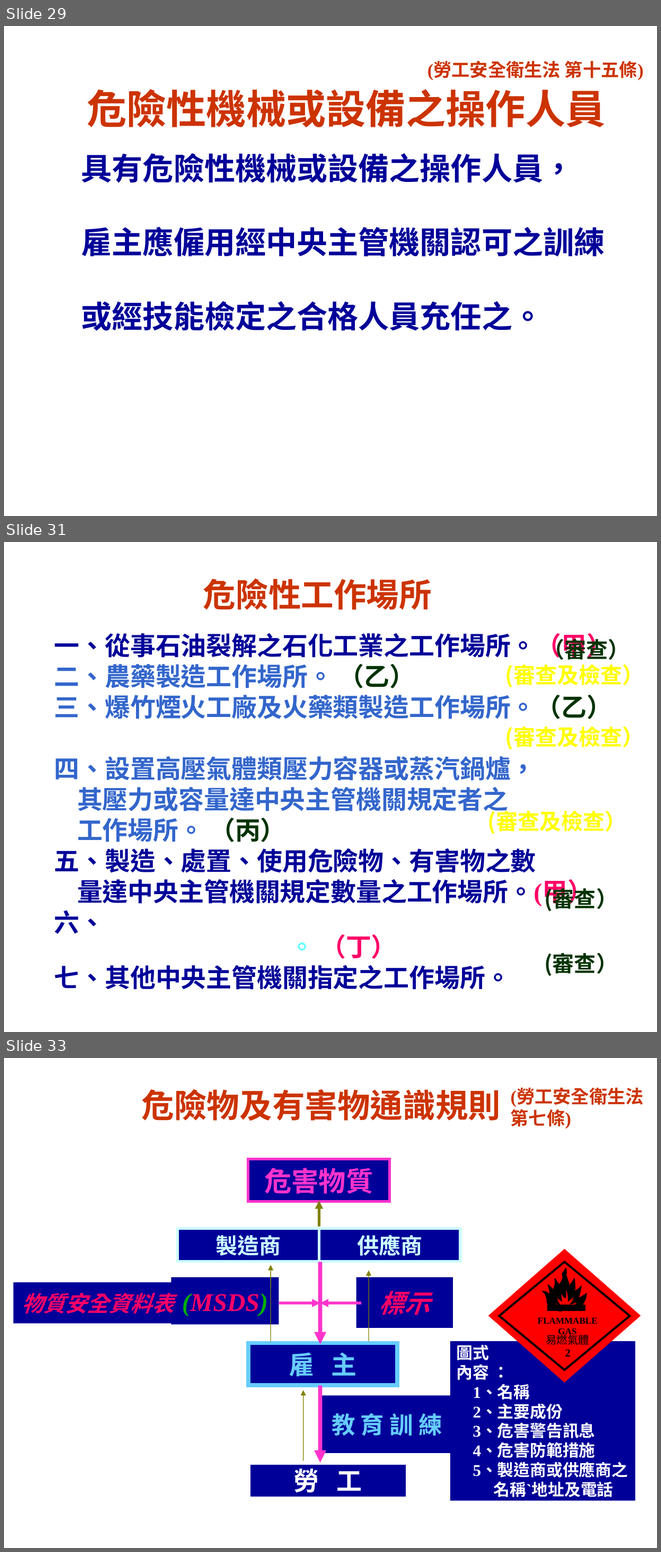
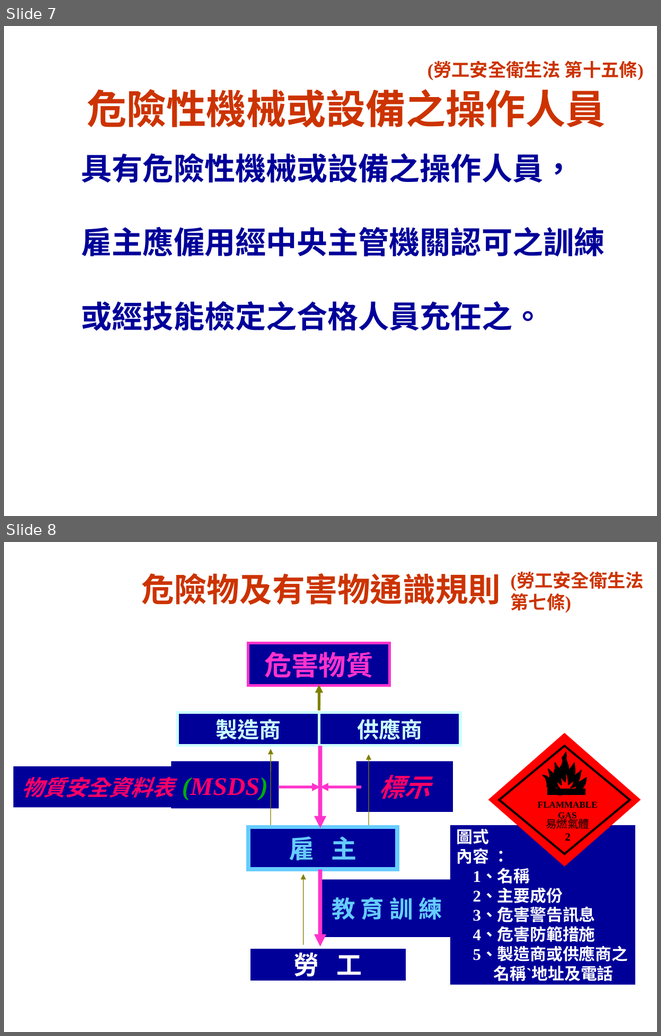
Before and after one commit to LawrenceChien/2017-PPES-Lookout-Project, a slide deck: 2017 PPES Lookout Project--001/000. Safety & Health/Regulations/Regulations.ppt. Shown one above the other, each under a label of ours: slides 29, 31 and 33 before the commit, slides 7 and 8 after it; the slides between them are not shown. The pictures are 661x1552 and 661x1036 pixels, drawn with LibreOffice and Linux fonts; fonts in the diff are those of the drawing. Boxes give left, top, right and bottom in pixels: in the first picture for what was removed or moved away, otherwise in the second. Text is boxed around its words. In the diff, an @@ line names an element or a change of style, - is before the commit and + after.

```diff
--- a/2017 PPES Lookout Project--001/000. Safety & Health/Regulations/Regulations.ppt
+++ b/2017 PPES Lookout Project--001/000. Safety & Health/Regulations/Regulations.ppt
@@ slide 31 removed at (4,542,657,1032), background #FFFFFF @@
@@ text removed at (203,579,432,610) @@
-危險性工作場所
@@ text removed at (48,633,645,1009) @@
-一、從事石油裂解之石化工業之工作場所。（甲）
-二、農藥製造工作場所。 （乙）
-三、爆竹煙火工廠及火藥類製造工作場所。（乙）
-四、設置高壓氣體類壓力容器或蒸汽鍋爐，
-其壓力或容量達中央主管機關規定者之
-工作場所。 （丙）
-五、製造、處置、使用危險物、有害物之數
-量達中央主管機關規定數量之工作場所。(甲）
-六、中央主管機關會商目的事業主管機關指定之營造工程之工作場所。 （丁）
-七、其他中央主管機關指定之工作場所。
@@ text removed at (542,635,629,660) @@
-（審查）
@@ text removed at (505,664,644,687) @@
-(審查及檢查）
@@ text removed at (505,726,644,749) @@
-(審查及檢查）
@@ text removed at (488,807,627,834) @@
-(審查及檢查）
@@ text removed at (544,884,618,911) @@
-(審查）
@@ text removed at (544,952,618,976) @@
-(審查）
@@ what was slide 29 is now slide 7 @@
@@ what was slide 33 is now slide 8 @@
```
Also in this commit, not shown: 43 other slides removed, 1 other file.
